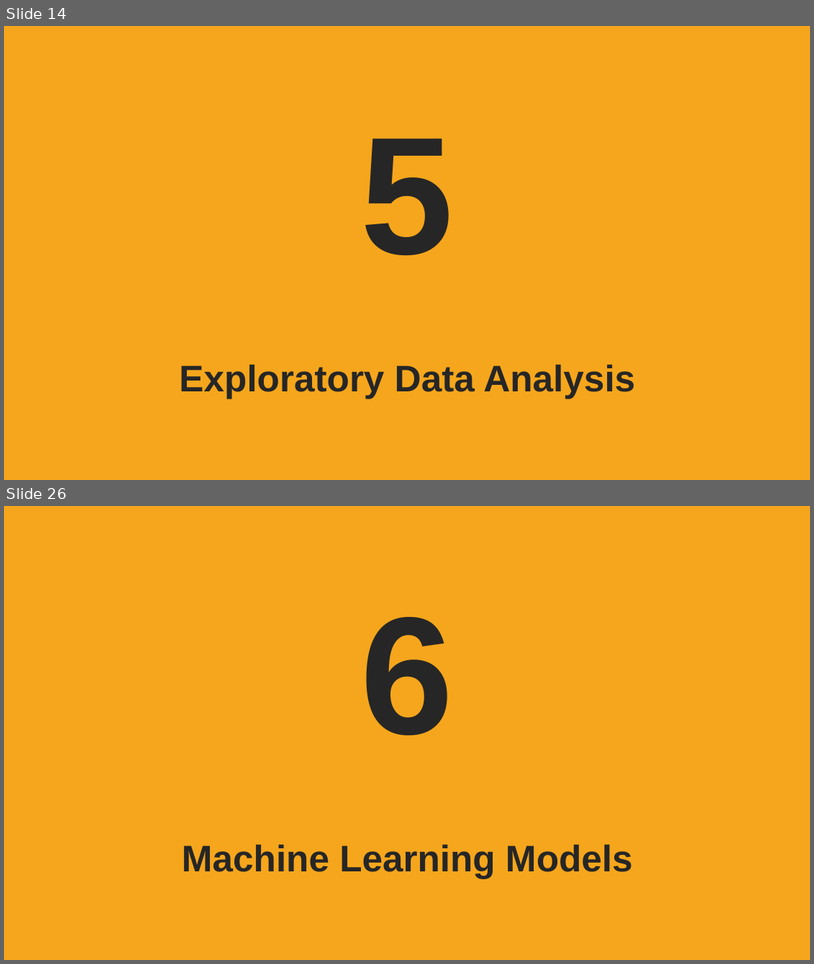
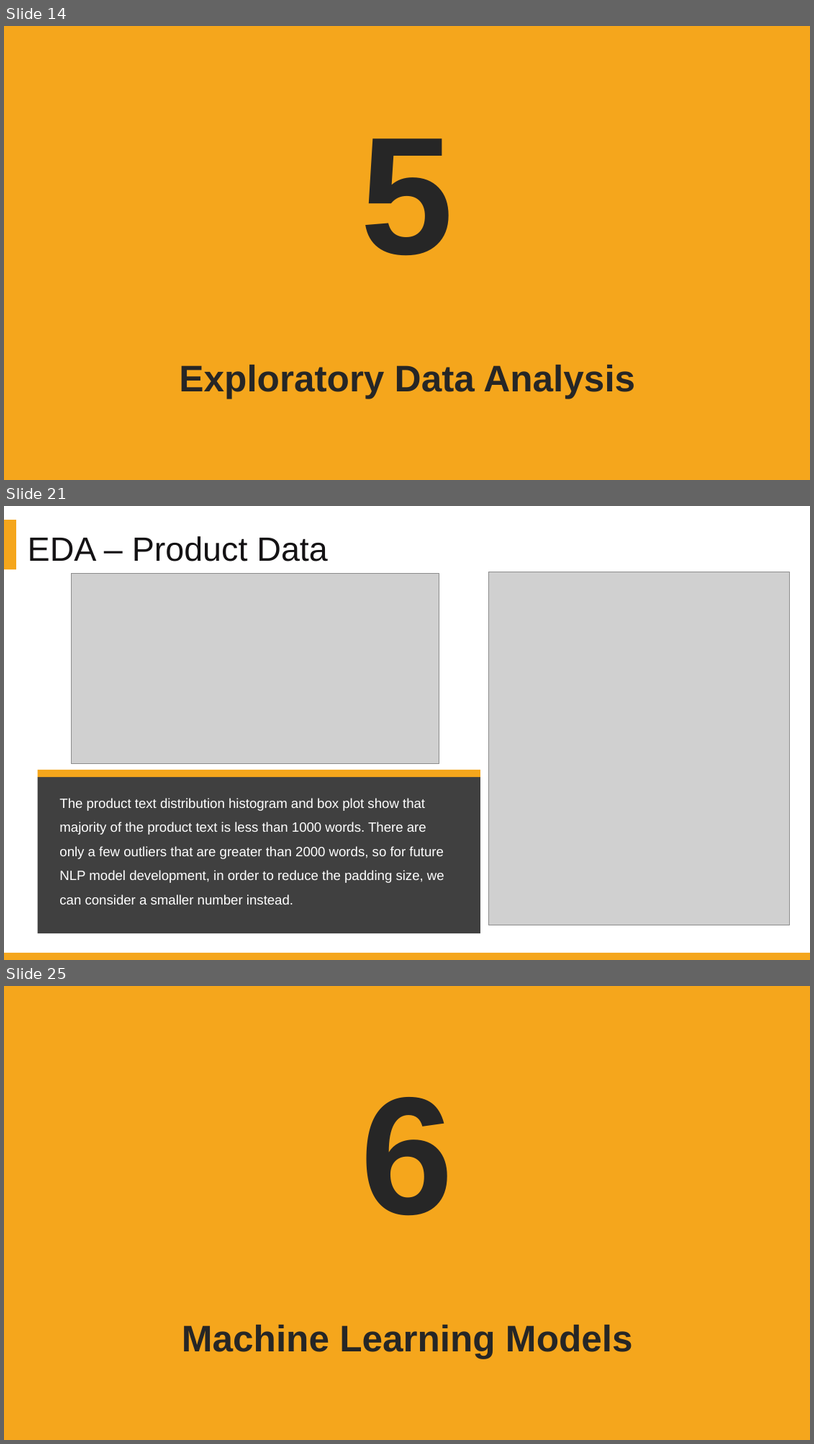
Before and after one commit to DATA-606-SPRING-2022/Jin_DATA606, a slide deck: presentation/Project_Presentation_EDA_v1.1.pptx. Shown one above the other, each under a label of ours: slides 14 and 26 before the commit, slides 14, 21 and 25 after it; the slides between them are not shown. The pictures are 814x964 and 814x1444 pixels, drawn with LibreOffice and Linux fonts; fonts in the diff are those of the drawing; grey boxes stand for pictures; background and template pictures are left out. Boxes give left, top, right and bottom in pixels: in the first picture for what was removed or moved away, otherwise in the second. Text is boxed around its words. In the diff, an @@ line names an element or a change of style, - is before the commit and + after.

```diff
--- a/presentation/Project_Presentation_EDA_v1.1.pptx
+++ b/presentation/Project_Presentation_EDA_v1.1.pptx
@@ slide 21 added at box(4, 506, 810, 960), background #FFFFFF @@
@@ rectangle added at box(4, 520, 16, 569), fill #F5A61C @@
@@ rectangle added at box(21, 525, 648, 572), fill #FFFFFF, 40 pt, text #141214 @@
+EDA – Product Data
@@ text added at box(25, 538, 162, 548), 28 pt, text #404040 @@
+Add your title
@@ text added at box(25, 556, 368, 831), 18 pt, text #A6A6A6 @@
+Click add this section keywords detailed description of the contents of this paragraph
@@ picture added at box(71, 574, 439, 764) @@
@@ picture added at box(489, 572, 790, 924) @@
@@ rectangle added at box(38, 777, 481, 933), fill #404040 @@
@@ rectangle added at box(38, 770, 481, 777), fill #F5A61C @@
@@ text added at box(59, 798, 445, 904), 16 pt, text #FFFFFF @@
+The product text distribution histogram and box plot show that majority of the product text is less than 1000 words. There are only a few outliers that are greater than 2000 words, so for future NLP model development, in order to reduce the padding size, we can consider a smaller number instead.
@@ rectangle added at box(4, 952, 810, 960), fill #F5A61C @@
@@ what was slide 26 is now slide 25 @@
```
Also in this commit, not shown: 2 slides changed, 7 other slides added, 1 slide removed.
